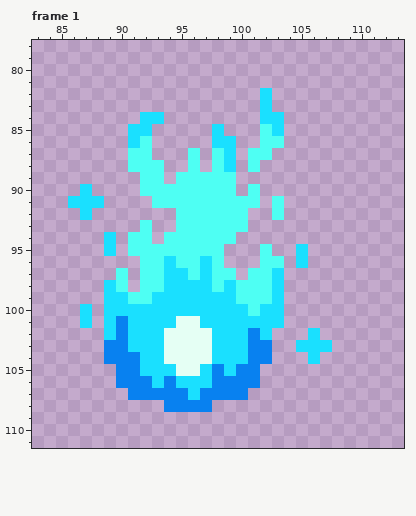
Pixel-art file: devassets/Aseprite Projects/BlueSoul.aseprite. This is how it looked before the edit.
192x192 pixels, 1 frame. Shown: frame 1: x 83..113, y 78..111. The commit also changed other frames, which this record leaves out.
New version:
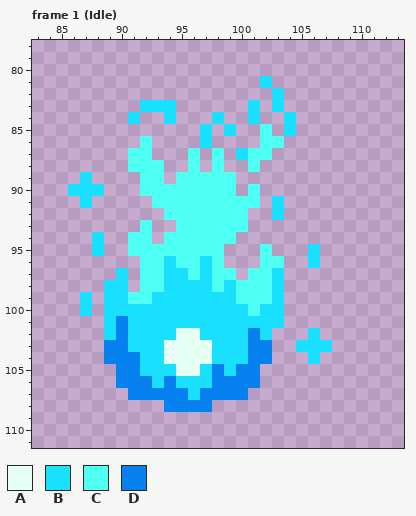
Palette (. is transparent): A #e5fff4  B #1ae0ff  C #4efff3  D #0881f0
Message: Soul idle animations
The exact change:
Frame 1 (Idle):
y 81: x 102 . -> B
y 82: x 102..103 B. -> .B
y 83: x 92..94 ... -> BBB; x 101..103 .B. -> B.B
y 84: x 91..94 .BB. -> B..B; x 98 . -> B; x 101..104 .BB. -> B..B
y 85: x 91..92 BB -> ..; x 97..99 .B. -> B.B; x 103..104 B. -> .B
y 86: x 91 B -> .; x 97..99 .BB -> B..
y 87: x 99..100 B. -> .B
y 88: x 99 B -> .
y 89: x 87 . -> B
y 90: x 86 . -> B; x 88 . -> B
y 91: x 86 B -> .; x 88 B -> .; x 103 C -> B
y 92: x 87 B -> .; x 94 . -> C; x 103 C -> B
y 94: x 88..89 .B -> B.
y 95: x 88..89 .B -> B.; x 105..106 B. -> .B
y 96: x 105..106 B. -> .B
y 97..98: x 90 C -> B
y 99: x 87 . -> B
y 101: x 87 B -> .; x 95..96 AA -> BB
y 102: x 94 A -> B; x 97 A -> B
Pixel boxes of the changes (left, top, right, bottom) in both pictures:
changed: (68, 76, 320, 340)
